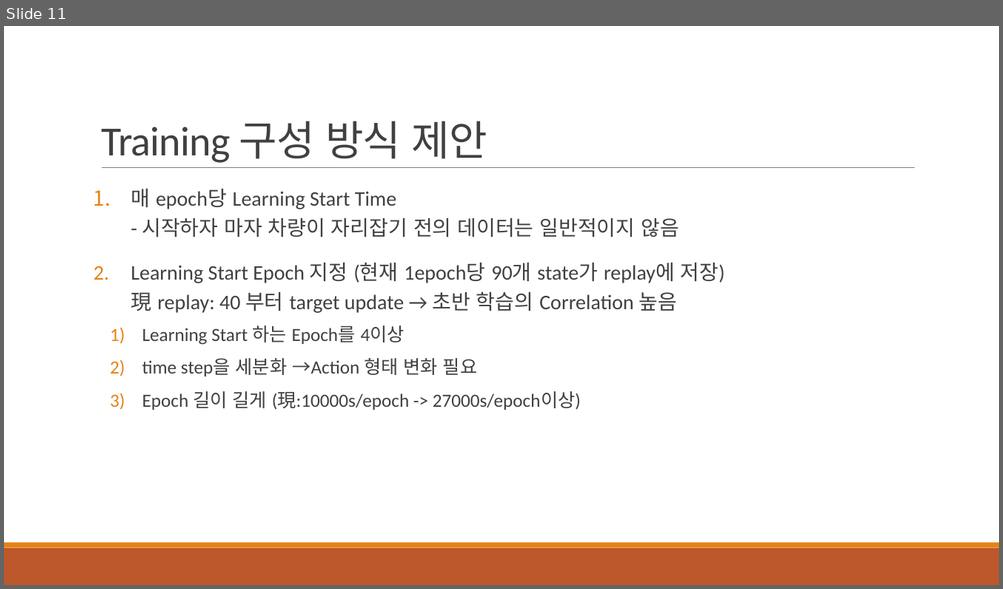
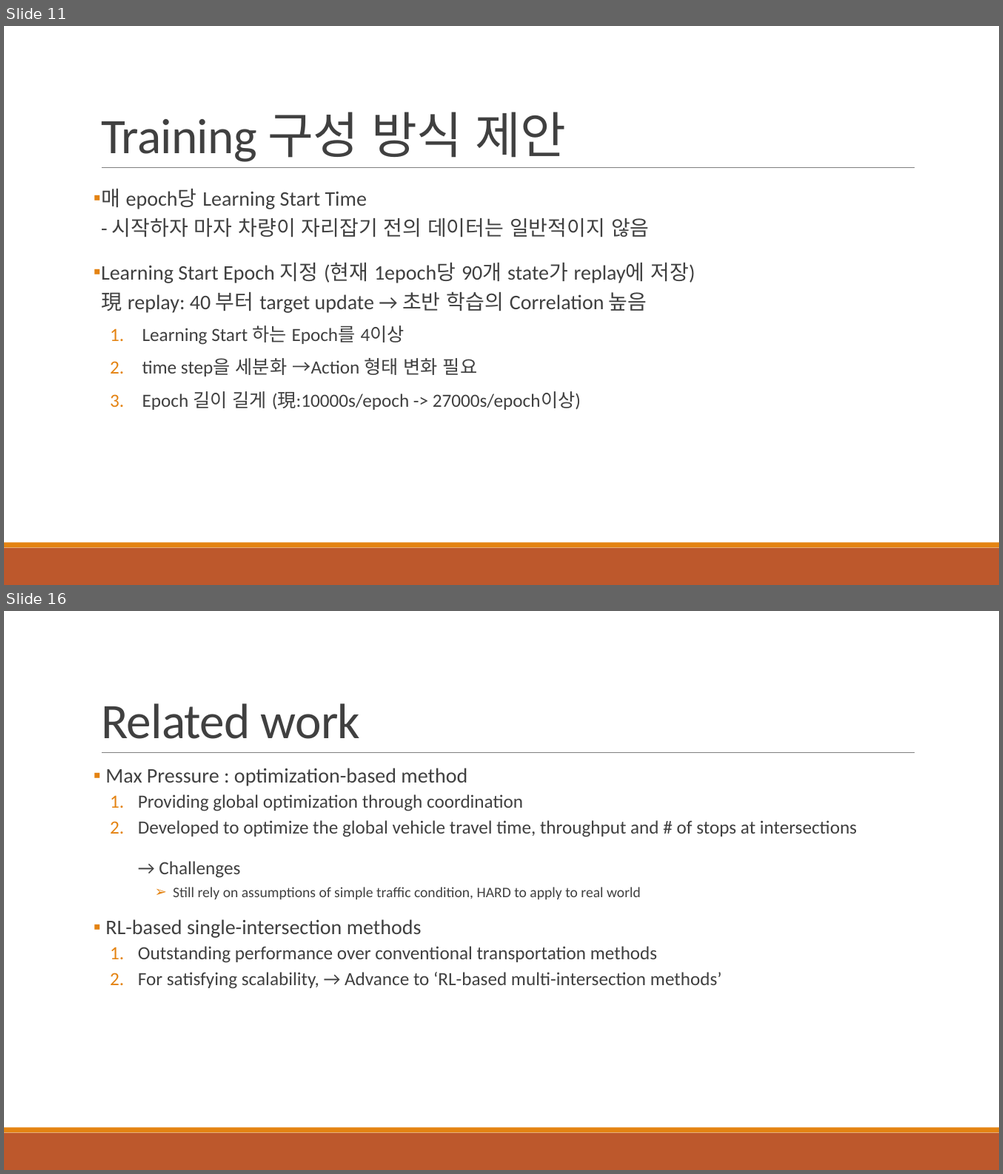
Before and after one commit to 3neutronstar/traffic-optimization_RL, a slide deck: 1st_Seminar(강민수).pptx. Shown one above the other, each under a label of ours: slide 11 before the commit, slides 11 and 16 after it; the slides between them are not shown. The pictures are 1003x589 and 1003x1174 pixels, drawn with LibreOffice and Linux fonts; fonts in the diff are those of the drawing. Boxes give left, top, right and bottom in pixels: in the first picture for what was removed or moved away, otherwise in the second. Text is boxed around its words. In the diff, an @@ line names an element or a change of style, - is before the commit and + after.

Commit message:
add the Toward a traffic light paper contents to pptx

```diff
--- a/1st_Seminar(강민수).pptx
+++ b/1st_Seminar(강민수).pptx
@@ slide 16 added at (4,611,999,1170), background #FFFFFF; not listed: 3 template elements that a slide beside it also shows @@
@@ title added at (101,703,361,739), 48 pt, text #404040 @@
+Related work
@@ text added at (105,768,856,989), 18 pt, text #404040 @@
+▪ Max Pressure : optimization-based method
+  1. Providing global optimization through coordination
+  2. Developed to optimize the global vehicle travel time, throughput and # of stops at intersections
+     → Challenges
+        ➢ Still rely on assumptions of simple traffic condition, HARD to apply to real world
+▪ RL-based single-intersection methods
+  1. Outstanding performance over conventional transportation methods
+  2. For satisfying scalability, → Advance to ‘RL-based multi-intersection methods’
@@ slide 11 changed as well @@
@@ title "Training 구성 방식 제안" at (101,112,566,162): size 40 to 48 pt @@
@@ text "매 epoch당 Learning Start Time ..." at (101,189,695,410): bullet 1. to ▪; bullet 1) to 1. @@
```
Also in this commit, not shown: 9 other slides changed, 12 other slides added.
